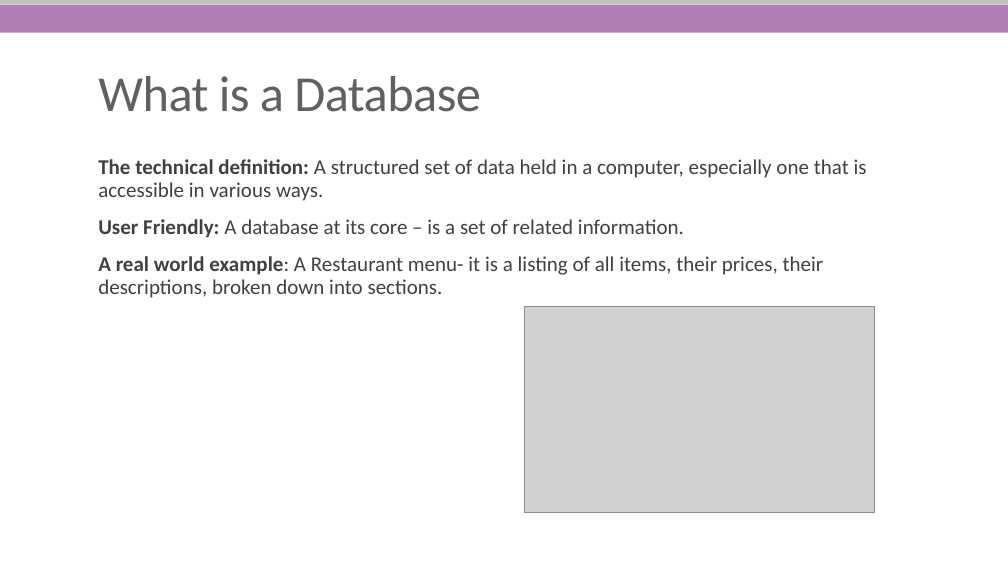
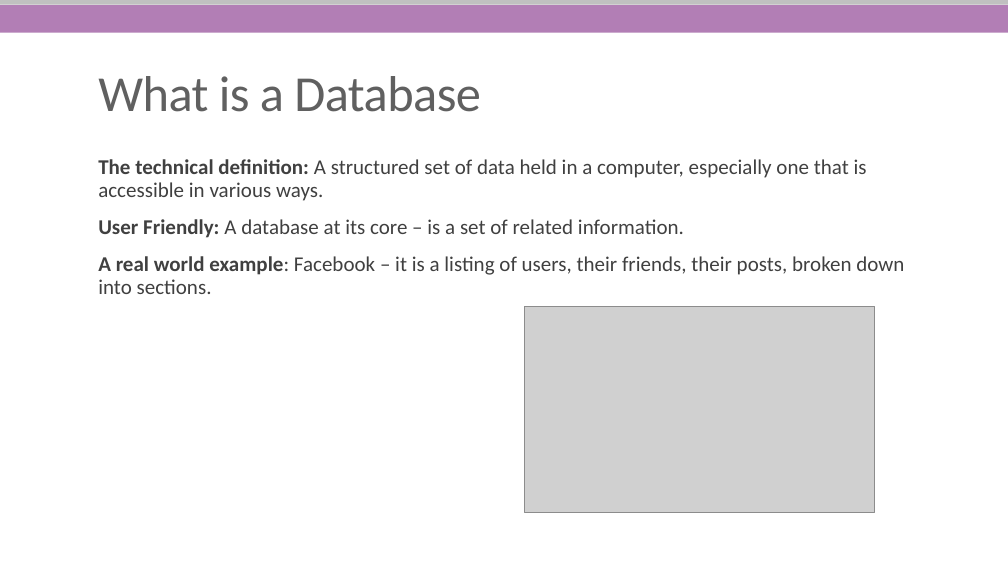
Before and after one commit to She-Codes-Now/Intro-to-SQL, a slide deck: slide 6 of Intro-SQL-SheCodesNow.pptx (slide 7 before the commit). Drawn at 1008x567 pixels with LibreOffice and Linux fonts; fonts in the diff are those of the drawing; grey boxes stand for pictures; background and template pictures are left out. Boxes give left, top, right and bottom in pixels: in the first picture for what was removed or moved away, otherwise in the second. Text is boxed around its words. In the diff, an @@ line names an element or a change of style, - is before the commit and + after.

```diff
--- a/Intro-SQL-SheCodesNow.pptx
+++ b/Intro-SQL-SheCodesNow.pptx
@@ text at (x1=98, y1=256, x2=904, y2=294): text changed @@
-  A real world example: A Restaurant menu- it is a listing of all items, their prices, their descriptions, broken down into sections.
+  A real world example: Facebook – it is a listing of users, their friends, their posts, broken down into sections.
```
Also in this commit, not shown: 3 other slides changed, 1 slide added, 1 slide removed, 1 other file.
